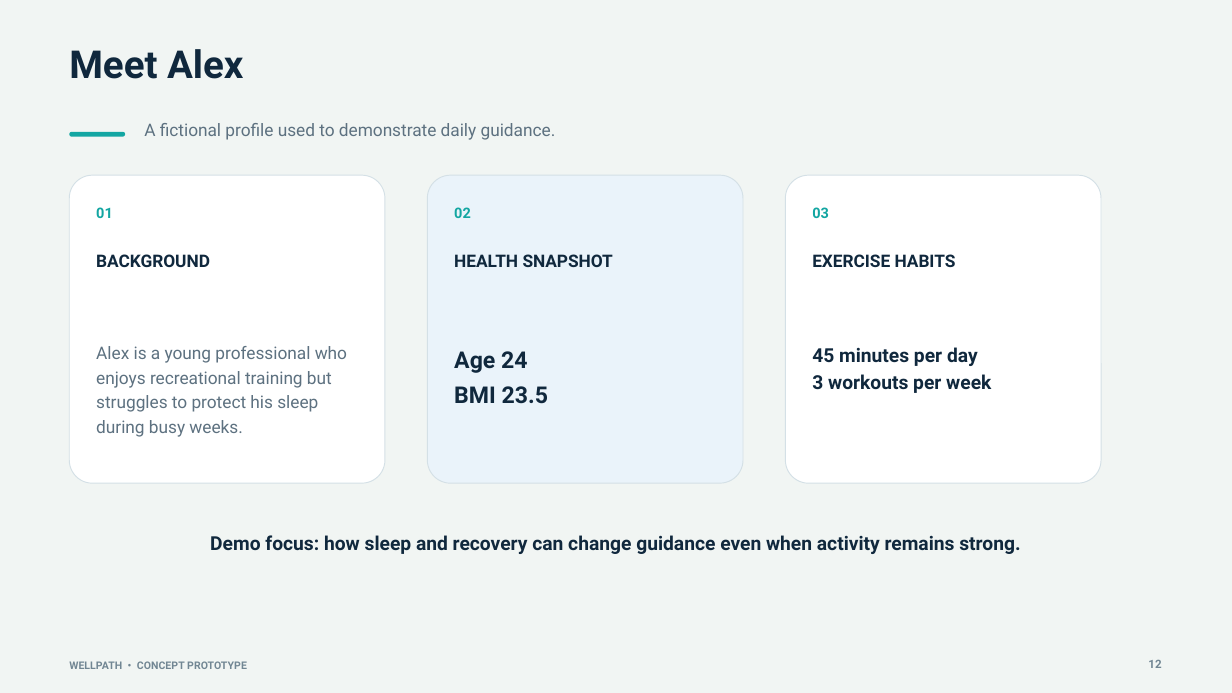
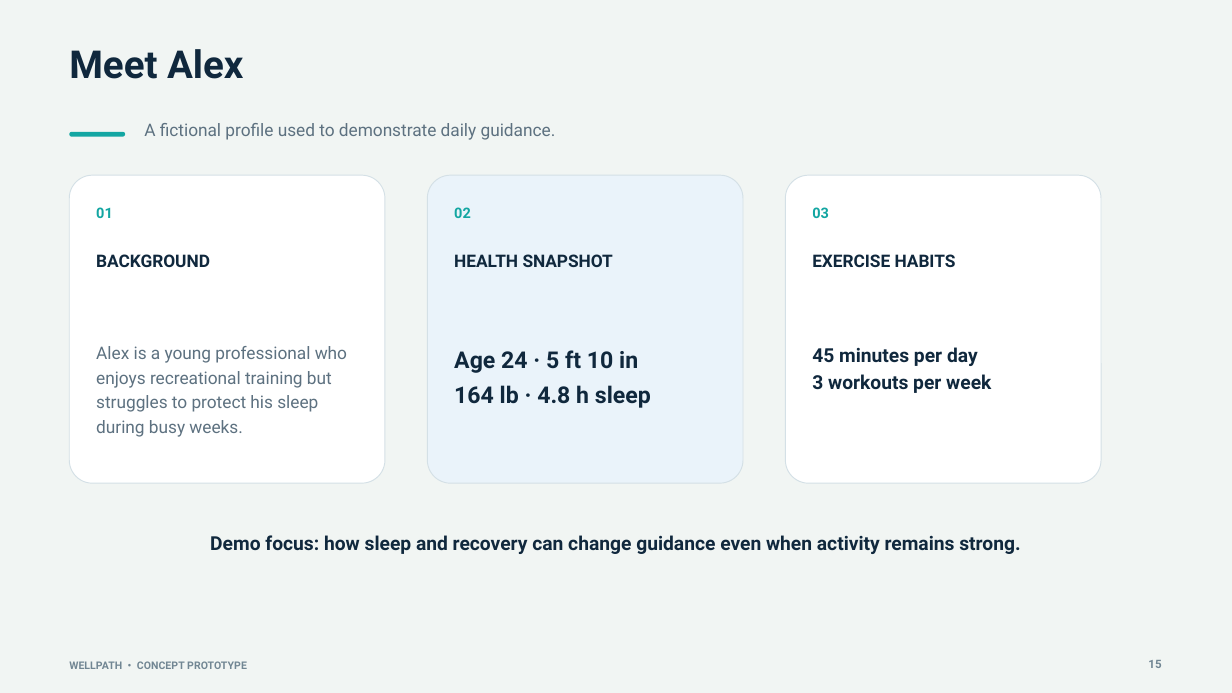
Before and after one commit to MahirMaz/WellPath, a slide deck: slide 15 of WellPath_Concept_Presentation.pptx (slide 12 before the commit). Drawn at 1232x693 pixels with LibreOffice and Linux fonts; fonts in the diff are those of the drawing. Boxes give left, top, right and bottom in pixels: in the first picture for what was removed or moved away, otherwise in the second. Text is boxed around its words. In the diff, an @@ line names an element or a change of style, - is before the commit and + after.

```diff
--- a/WellPath_Concept_Presentation.pptx
+++ b/WellPath_Concept_Presentation.pptx
@@ text at (454,350,651,408): text changed @@
-Age 24
-BMI 23.5
+Age 24 · 5 ft 10 in
+164 lb · 4.8 h sleep
```
Also in this commit, not shown: 7 other slides changed, 2 slides added, 14 other files.
